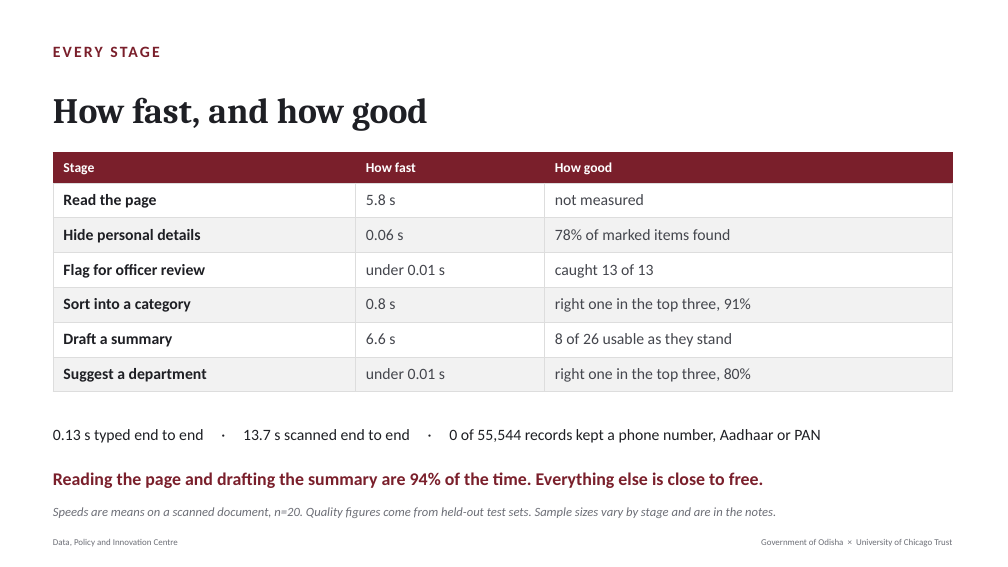
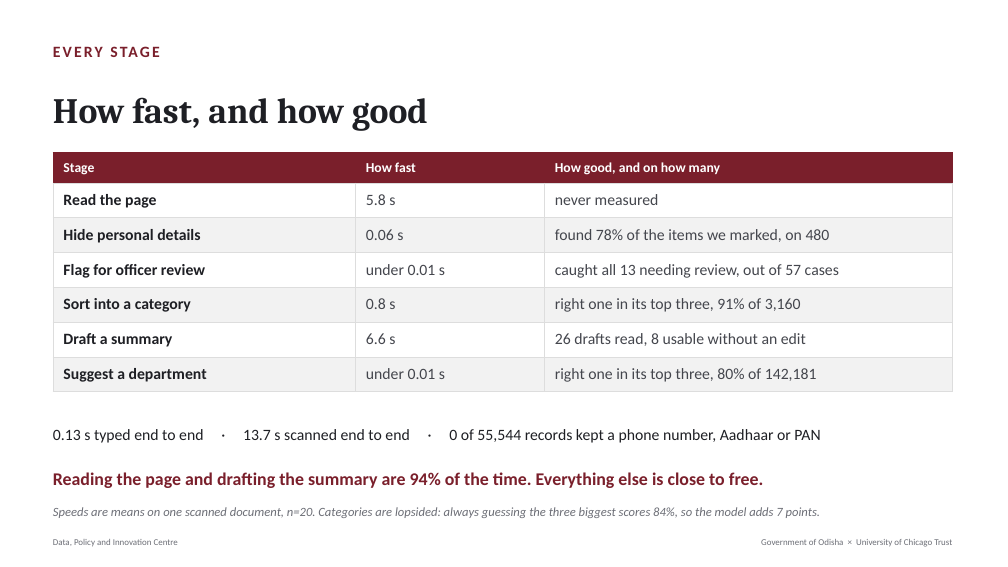
Before and after one commit to Data-Policy-and-Innovation-Centre/janasunani, a slide deck: slide 4 of docs/presentations/2026-08-24-timing-quality/Janasunani_2.0_Timing_and_Quality.pptx. Drawn at 1008x567 pixels with LibreOffice and Linux fonts; fonts in the diff are those of the drawing. Boxes give left, top, right and bottom in pixels: in the first picture for what was removed or moved away, otherwise in the second. Text is boxed around its words. In the diff, an @@ line names an element or a change of style, - is before the commit and + after.

```diff
--- a/docs/presentations/2026-08-24-timing-quality/Janasunani_2.0_Timing_and_Quality.pptx
+++ b/docs/presentations/2026-08-24-timing-quality/Janasunani_2.0_Timing_and_Quality.pptx
@@ table at [53,153,953,392] @@
-row 1, column 3: How good
+row 1, column 3: How good, and on how many
-row 2, column 3: not measured
+row 2, column 3: never measured
-row 3, column 3: 78% of marked items found
+row 3, column 3: found 78% of the items we marked, on 480
-row 4, column 3: caught 13 of 13
+row 4, column 3: caught all 13 needing review, out of 57 cases
-row 5, column 3: right one in the top three, 91%
+row 5, column 3: right one in its top three, 91% of 3,160
-row 6, column 3: 8 of 26 usable as they stand
+row 6, column 3: 26 drafts read, 8 usable without an edit
-row 7, column 3: right one in the top three, 80%
+row 7, column 3: right one in its top three, 80% of 142,181
@@ text at [53,507,820,518]: text changed @@
-Speeds are means on a scanned document, n=20. Quality figures come from held-out test sets. Sample sizes vary by stage and are in the notes.
+Speeds are means on one scanned document, n=20. Categories are lopsided: always guessing the three biggest scores 84%, so the model adds 7 points.
```
Also in this commit, not shown: 1 slide added, 2 other files.
